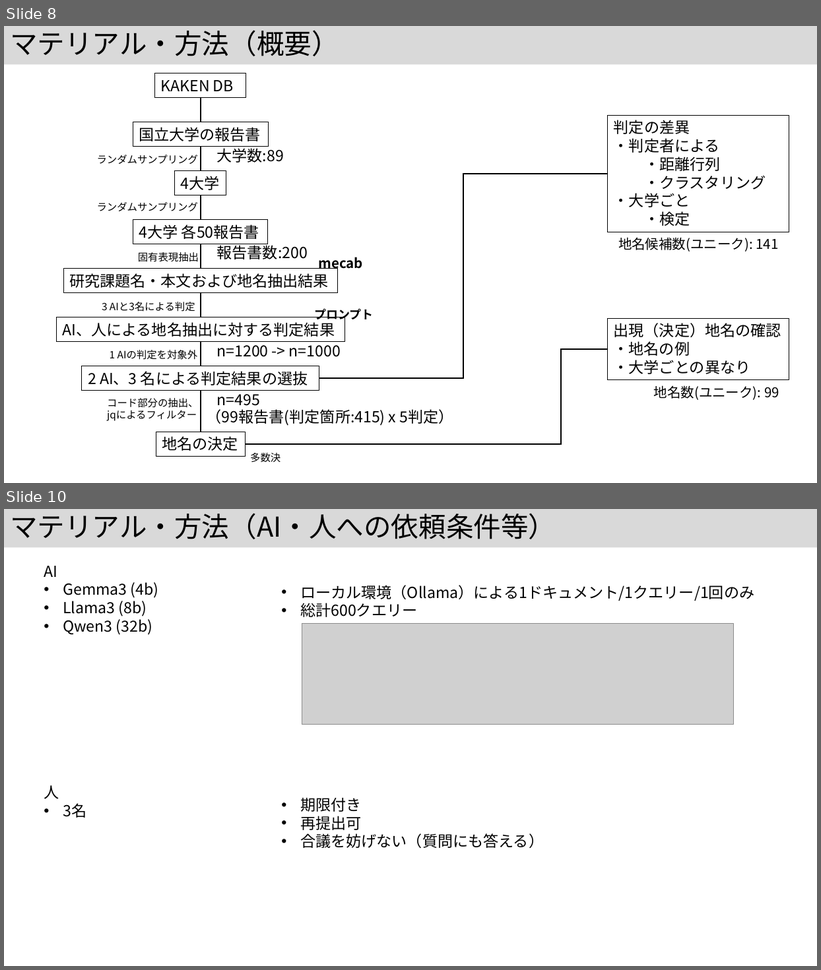
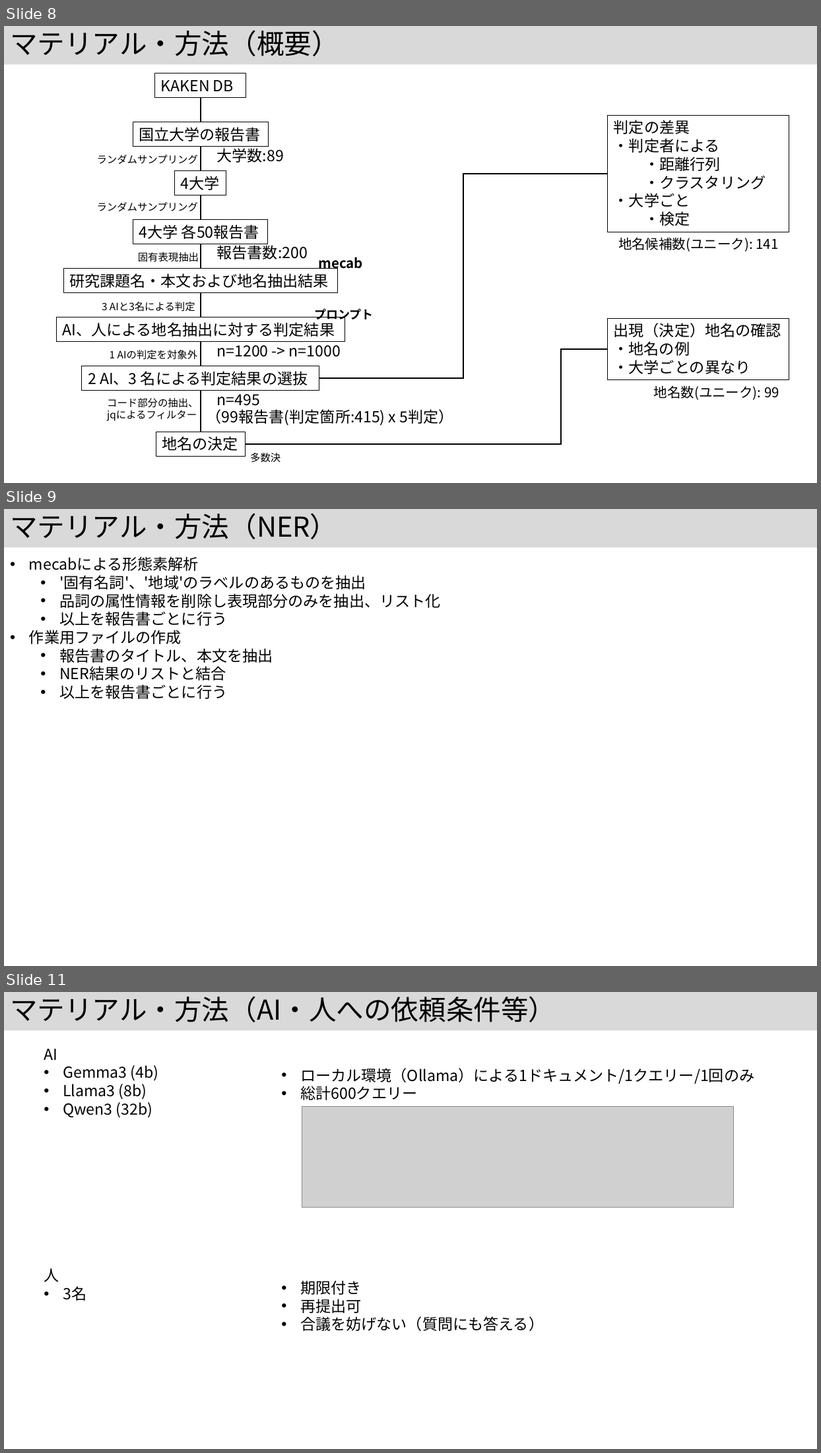
Before and after one commit to kouamano/nihongo-region-name-extract, a slide deck: jsik2026taikai.pptx. Shown one above the other, each under a label of ours: slides 8 and 10 before the commit, slides 8, 9 and 11 after it; the slides between them are not shown. The pictures are 821x970 and 821x1453 pixels, drawn with LibreOffice and Linux fonts; fonts in the diff are those of the drawing; grey boxes stand for pictures. Boxes give left, top, right and bottom in pixels: in the first picture for what was removed or moved away, otherwise in the second. Text is boxed around its words. In the diff, an @@ line names an element or a change of style, - is before the commit and + after.

```diff
--- a/jsik2026taikai.pptx
+++ b/jsik2026taikai.pptx
@@ slide 9 added at (4, 509, 817, 966), background #FFFFFF @@
@@ title added at (4, 509, 817, 547), fill #D9D9D9, 32.4 pt, text #000000 @@
+マテリアル・方法（NER）
@@ text added at (29, 557, 440, 699), 18 pt, text #000000 @@
+• mecabによる形態素解析
+  • '固有名詞'、'地域'のラベルのあるものを抽出
+  • 品詞の属性情報を削除し表現部分のみを抽出、リスト化
+  • 以上を報告書ごとに行う
+• 作業用ファイルの作成
+  • 報告書のタイトル、本文を抽出
+  • NER結果のリストと結合
+  • 以上を報告書ごとに行う
@@ what was slide 10 is now slide 11 @@
```
Also in this commit, not shown: 2 slides changed.
